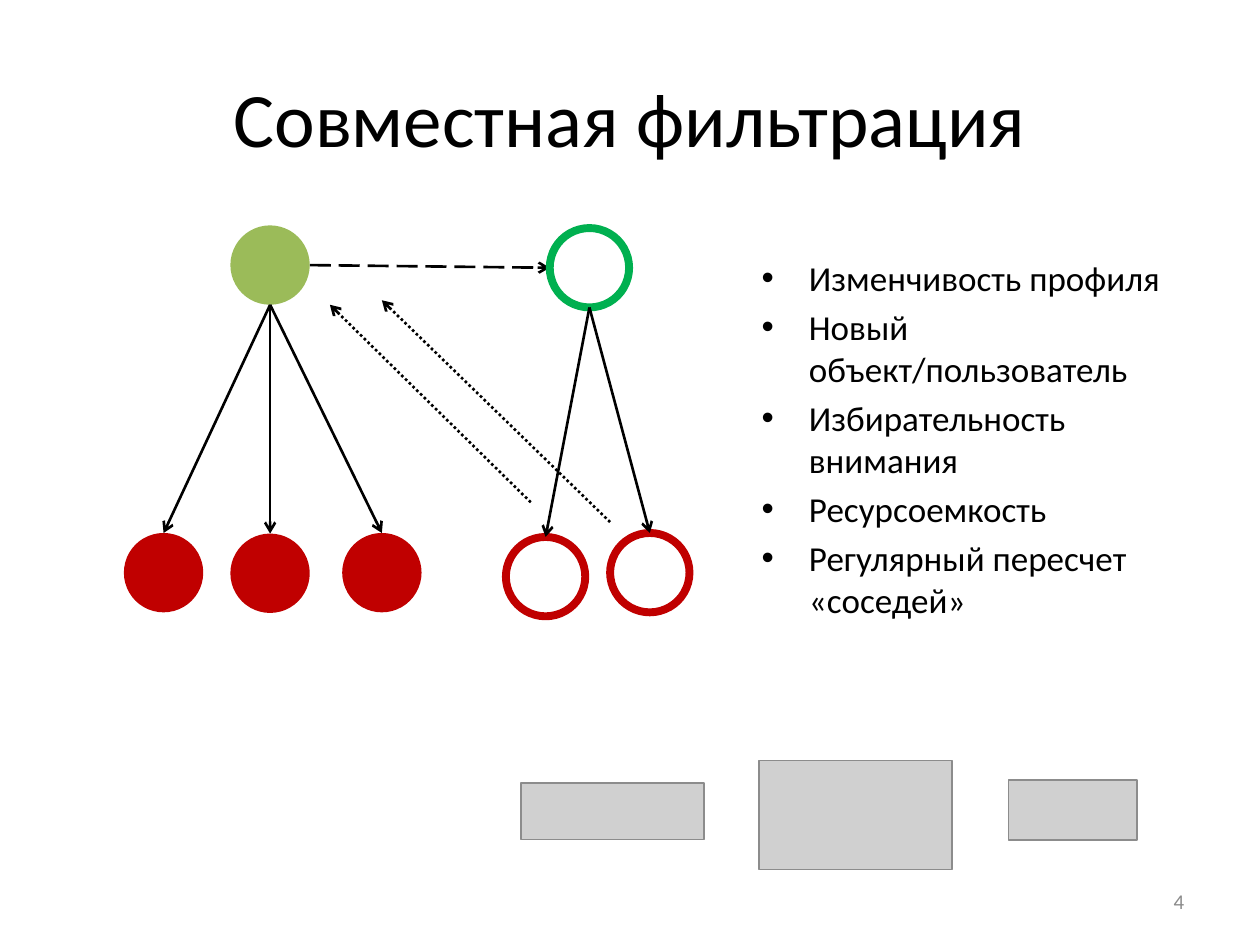
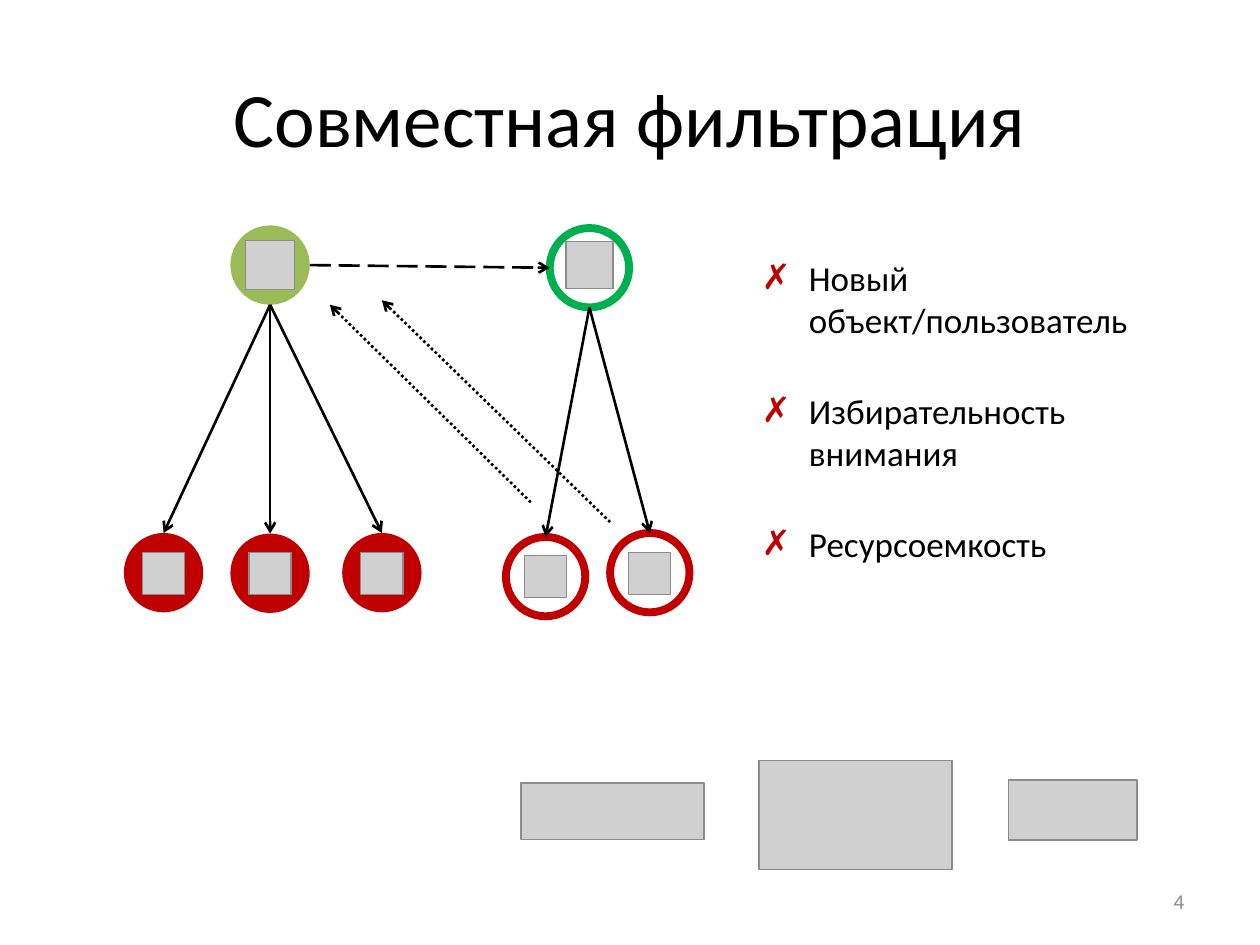
Before and after one commit to Otann/diploma, a slide deck: slide 4 of slides.pptx. Drawn at 1260x945 pixels with LibreOffice and Linux fonts; fonts in the diff are those of the drawing; grey boxes stand for pictures. Boxes give left, top, right and bottom in pixels: in the first picture for what was removed or moved away, otherwise in the second. Text is boxed around its words. In the diff, an @@ line names an element or a change of style, - is before the commit and + after.

```diff
--- a/slides.pptx
+++ b/slides.pptx
@@ picture added at <box>246,241,295,290</box> @@
@@ picture added at <box>566,242,612,289</box> @@
@@ text "Новый объект/пользователь" at <box>809,267,1127,563</box>: bullet • to ✗ @@
@@ text at <box>809,267,1159,297</box>: paragraph removed @@
-• Изменчивость профиля
@@ picture added at <box>142,553,184,595</box> @@
@@ picture added at <box>249,552,291,593</box> @@
@@ picture added at <box>360,552,402,593</box> @@
@@ picture added at <box>524,556,566,597</box> @@
@@ picture added at <box>629,553,670,595</box> @@
@@ text at <box>809,547,1127,619</box>: paragraph removed @@
-• Регулярный пересчет «соседей»
```
Also in this commit, not shown: 11 other slides changed, 3 slides added, 2 slides removed, 33 other files.
